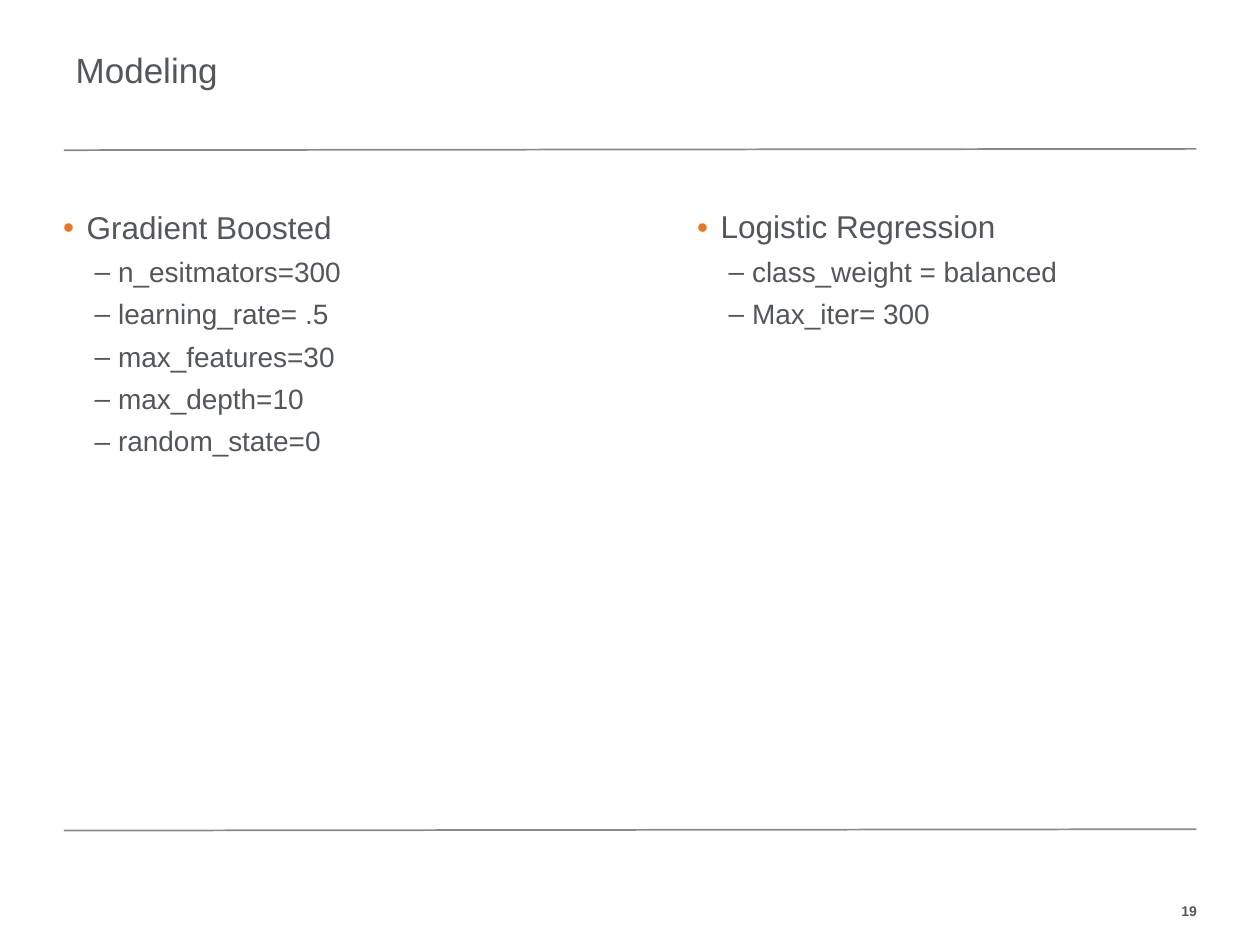
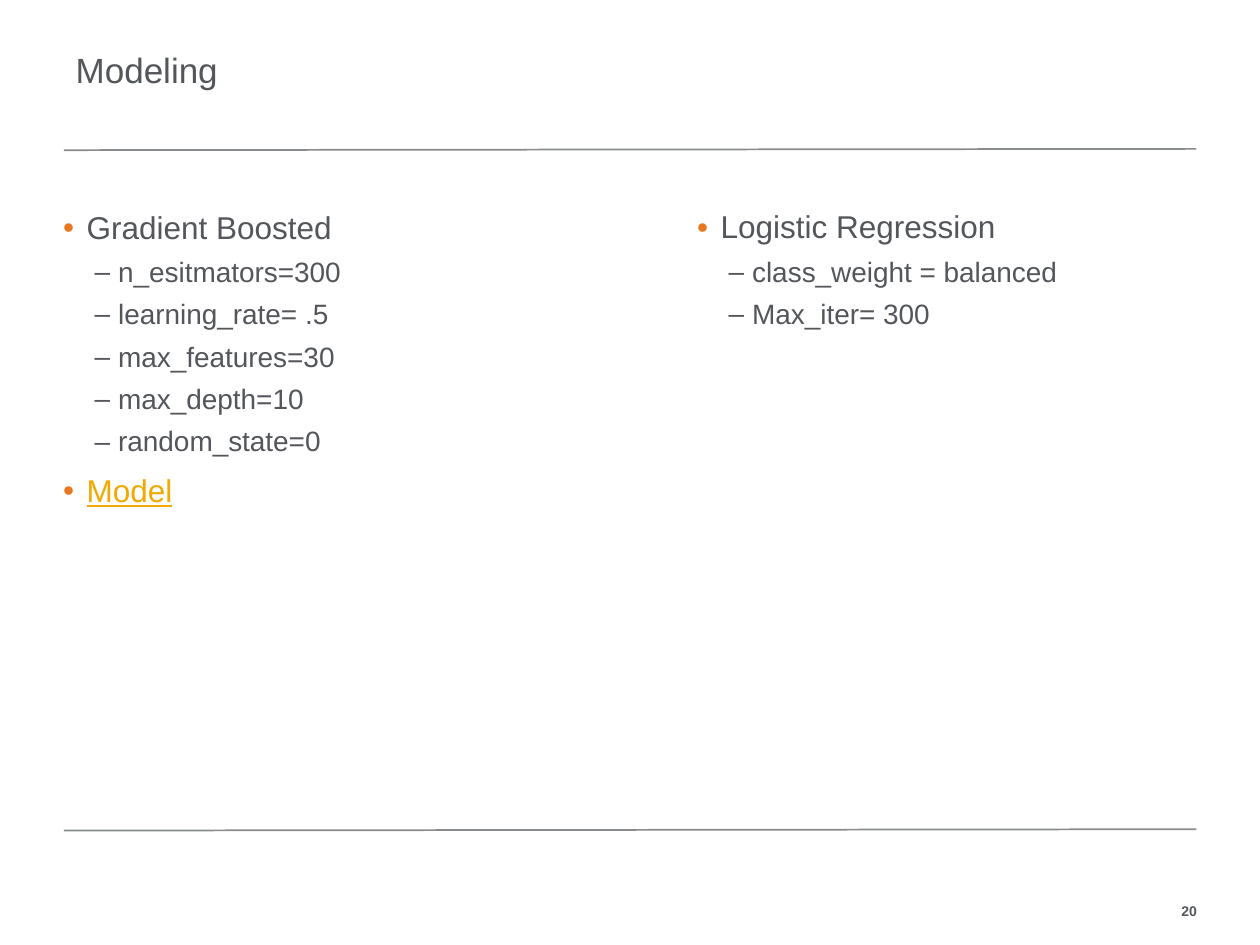
Before and after one commit to kcnsd24/springboardlib, a slide deck: slide 20 of Project Walk through.pptx (slide 19 before the commit). Drawn at 1260x945 pixels with LibreOffice and Linux fonts; fonts in the diff are those of the drawing; background and template pictures are left out. Boxes give left, top, right and bottom in pixels: in the first picture for what was removed or moved away, otherwise in the second. Text is boxed around its words. In the diff, an @@ line names an element or a change of style, - is before the commit and + after.

```diff
--- a/Project Walk through.pptx
+++ b/Project Walk through.pptx
@@ text at [87, 479, 173, 507]: paragraph added @@
+• Model
@@ page number at [1181, 906, 1197, 916]: text changed @@
-19
+20
```
Also in this commit, not shown: 2 other slides changed, 3 slides added.
